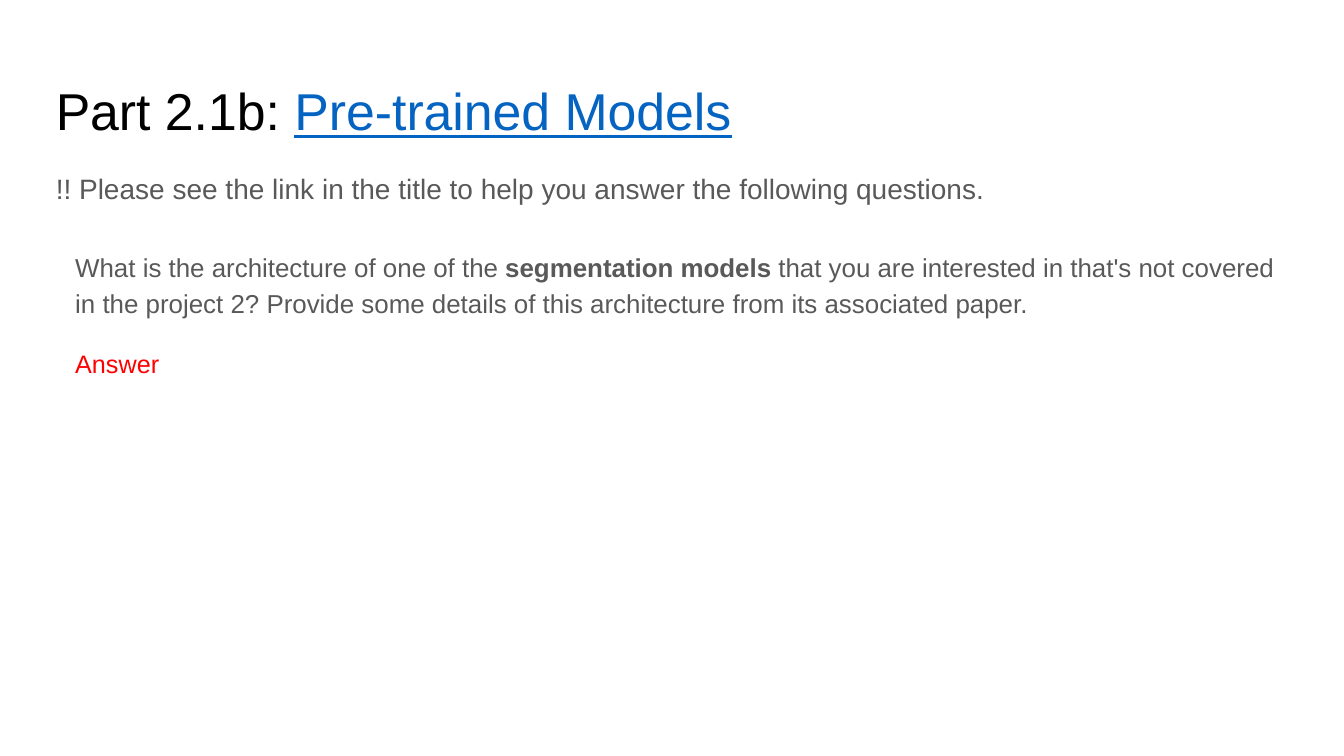
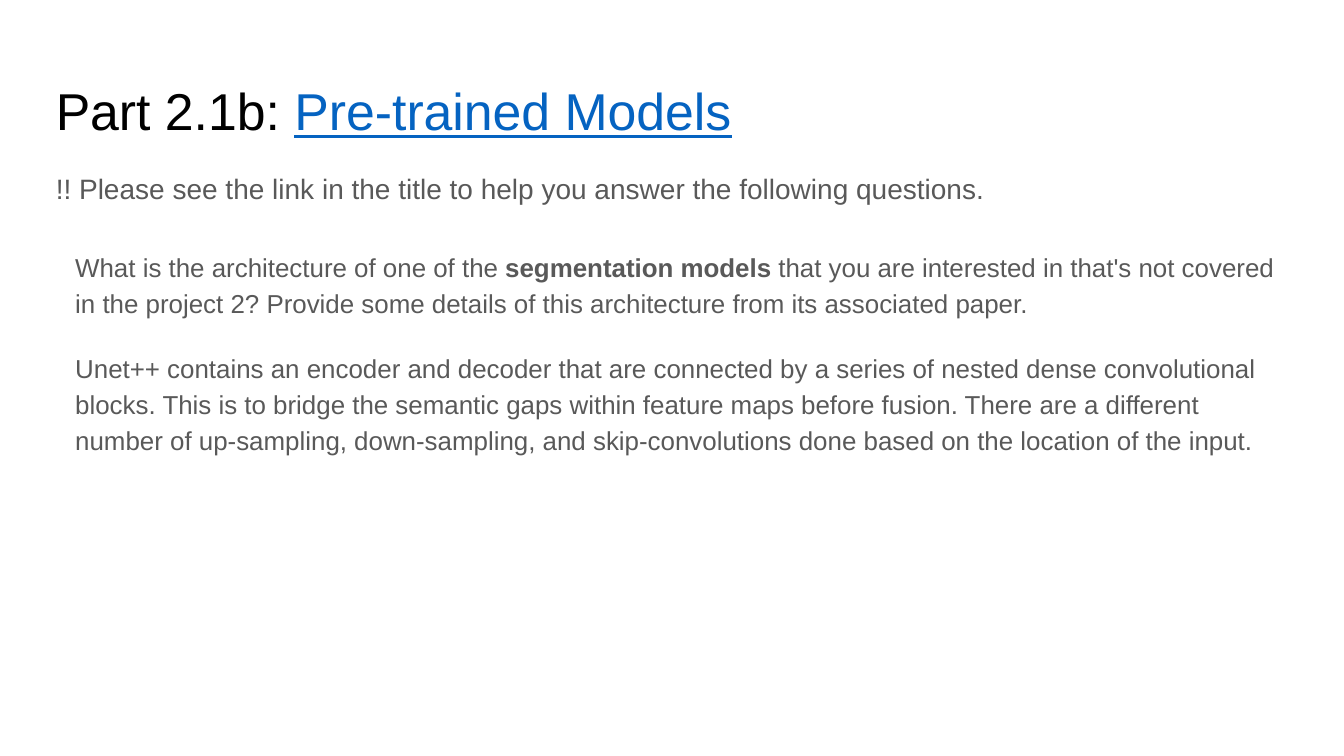
Before and after one commit to AaronLopes/vision-projs, a slide deck: slide 6 of proj2_release/proj2_template.pptx. Drawn at 1344x756 pixels with LibreOffice and Linux fonts; fonts in the diff are those of the drawing. Boxes give left, top, right and bottom in pixels: in the first picture for what was removed or moved away, otherwise in the second. Text is boxed around its words. In the diff, an @@ line names an element or a change of style, - is before the commit and + after.

```diff
--- a/proj2_release/proj2_template.pptx
+++ b/proj2_release/proj2_template.pptx
@@ text at (x1=75, y1=359, x2=1255, y2=456): text changed; size 18 to 18.5 pt; text colour #FF0000 to #595959 @@
-Answer
+Unet++ contains an encoder and decoder that are connected by a series of nested dense convolutional blocks. This is to bridge the semantic gaps within feature maps before fusion. There are a different number of up-sampling, down-sampling, and skip-convolutions done based on the location of the input.
```
Also in this commit, not shown: 8 other slides changed, 46 other files.
